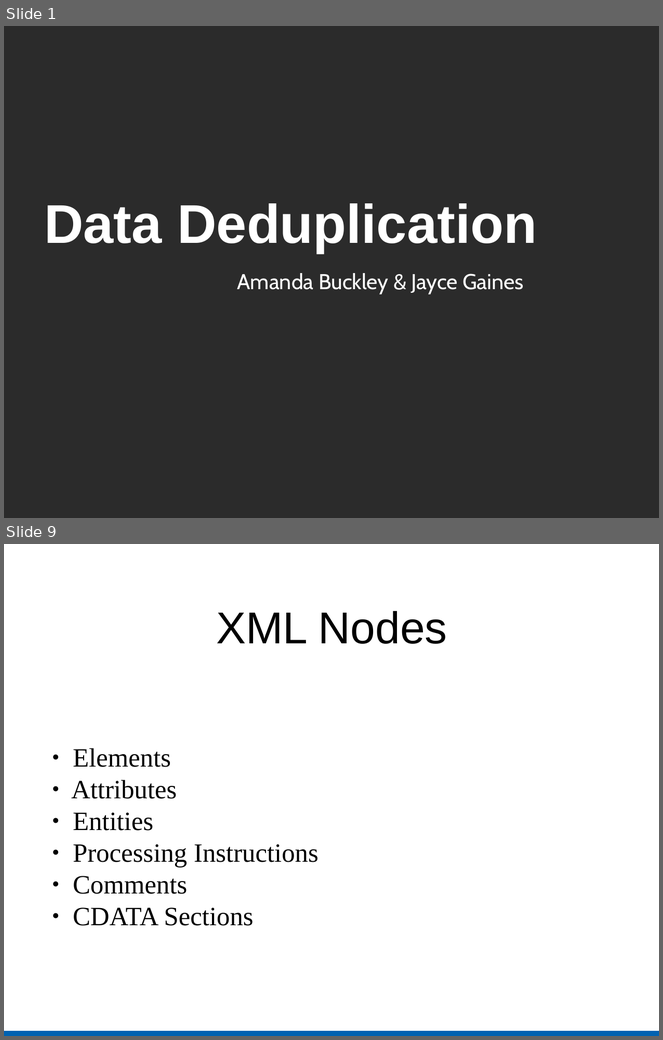
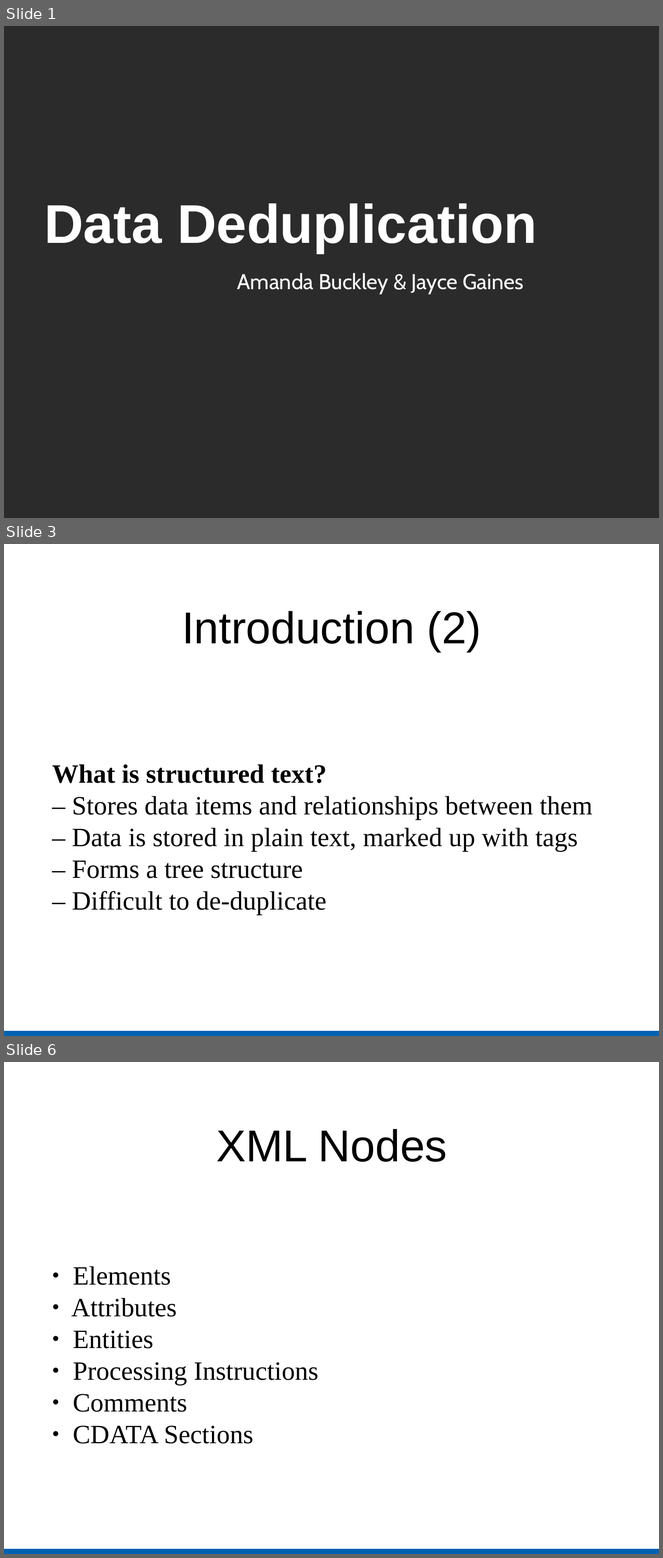
Before and after one commit to kratos12000/FastXMLDiff, a slide deck: Presentation/Slides.odp. Shown one above the other, each under a label of ours: slides 1 and 9 before the commit, slides 1, 3 and 6 after it; the slides between them are not shown. The pictures are 663x1040 and 663x1558 pixels, drawn with LibreOffice and Linux fonts; fonts in the diff are those of the drawing; background and template pictures are left out; a plain dark background stands for a picture behind light text. Boxes give left, top, right and bottom in pixels: in the first picture for what was removed or moved away, otherwise in the second. Text is boxed around its words. In the diff, an @@ line names an element or a change of style, - is before the commit and + after.

Commit message:
Added Amanda's Intro slides (and a few of my own) and a draft of the conclusion slides

```diff
--- a/Presentation/Slides.odp
+++ b/Presentation/Slides.odp
@@ slide 3 added at [4,544,659,1036], background #FFFFFF; not listed: 1 template element that a slide beside it also shows @@
@@ title added at [182,611,482,652], 54 pt, text #000000 @@
+Introduction (2)
@@ subtitle added at [52,764,593,915], 32 pt, text #000000 @@
+What is structured text?
+– Stores data items and relationships between them
+– Data is stored in plain text, marked up with tags
+– Forms a tree structure
+– Difficult to de-duplicate
@@ what was slide 9 is now slide 6 @@
```
Also in this commit, not shown: 1 slide changed, 10 other slides added, 8 slides removed.
